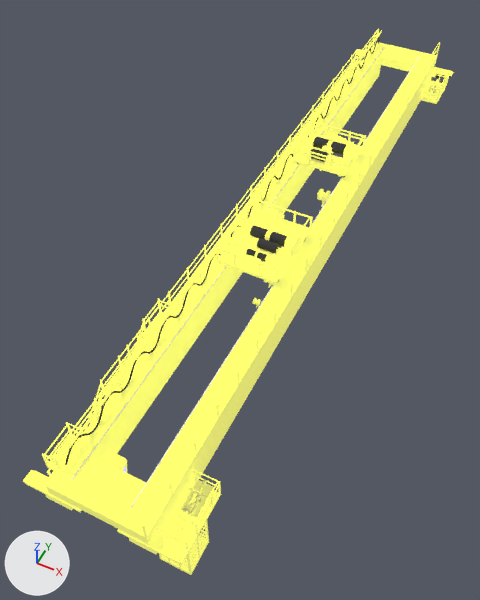
Before and after pictures for a commit that changed the glTF model public/models/c_869.glb.
Before and after are seen from a camera (50 mm lens) standing at (10.8, -27.8, 30.8) and looking at (-1.5, -3.1, -0.1). The axes (+X, +Y, +Z) are drawn at lower left. The lights are the same throughout. The older version comes first. Vertices at exactly the same position are counted once.

Names of what the first picture shows: '2_Bay_C_869__Body'.
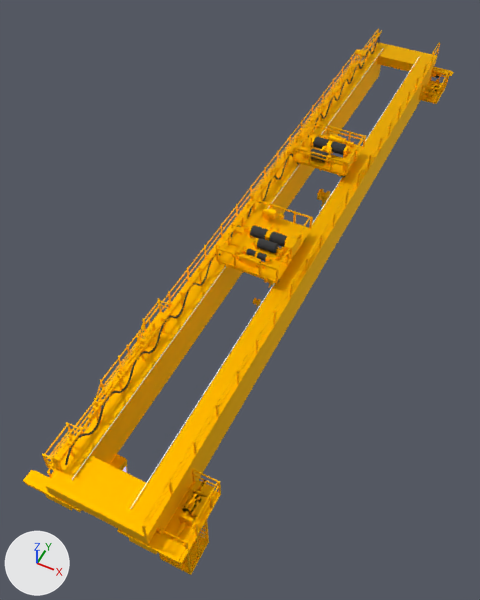
What changed in the scene script:
```text
Add mat_머티리얼_001:
    mat_머티리얼_001 = bpy.data.materials.new('머티리얼.001')
    # nodes: BsdfPrincipled, Mix, OutputMaterial, VertexColor
    # colours: yellow #ffc800, mixed with the vertex colours
Change me_mesh_107:
    where me_mesh_107.from_pydata(...)  # 11945 vertices, 22544 faces; spans x -3.8..4.2, y -19.9..23.1, z 0.0..6.1
    used by ob_2_bay_c_869__body; location = (0.0, 0.0, 0.0)
    me_mesh_107 part 1: all 15254 faces that had it switch from mat_15___default_003 to mat_머티리얼_001
```

Pixel boxes [x1, y1, x2, y2] of what changed, in the pictures (480 x 600 px):
part 1 of me_mesh_107, recoloured (darker)
    both: [23, 29, 454, 575]
